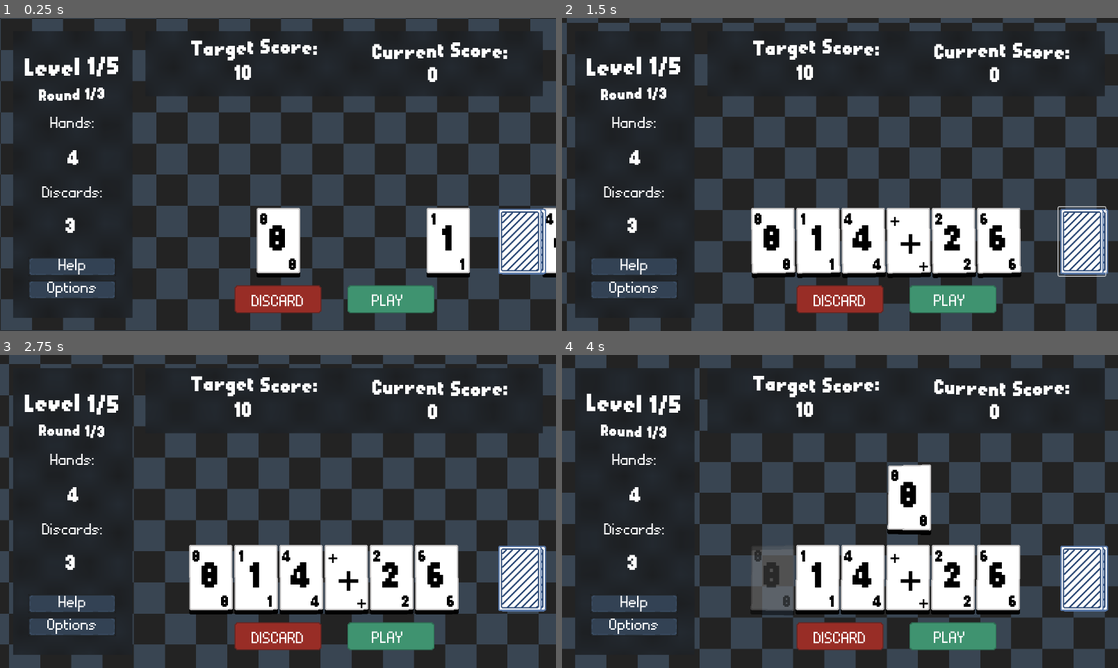
Above: before the commit, frames 1-4 (two rows, left to right).
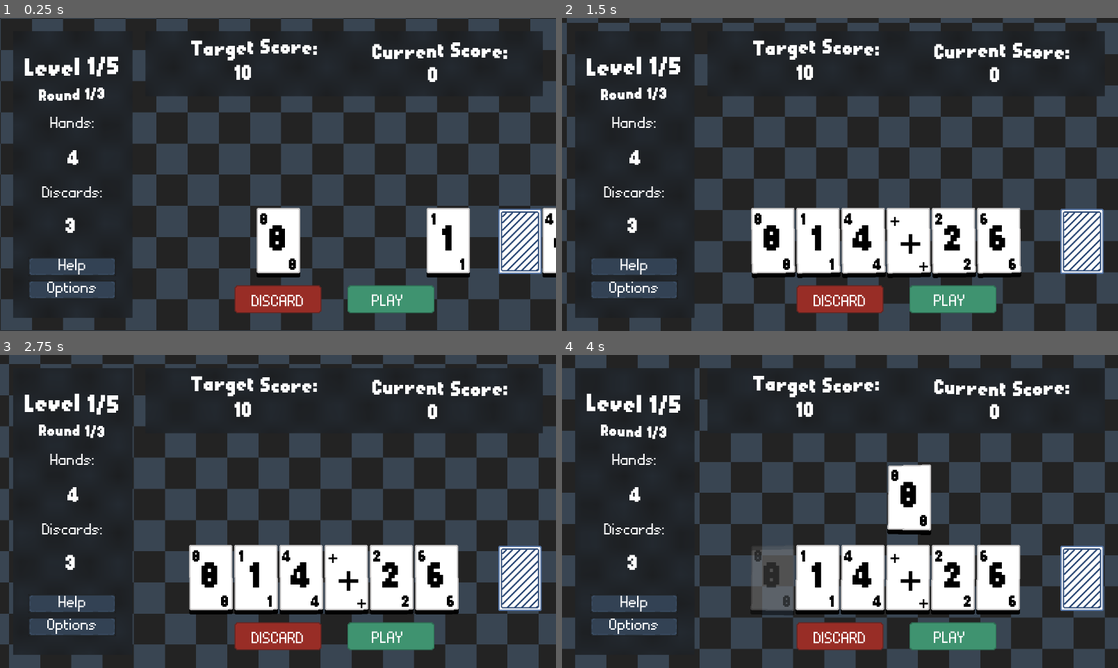
Above: after the commit, the same moments.

Repository: hd2802/stack-demon
Game: Godot game, scene res://_Scenes/LevelRunner/level_runner.tscn
Same seed, same stepped clock (60 frames per second), same inputs: the game is played once before the commit and once after it.
Inputs (mouse positions are in pixels of both pictures, inside the frame that each line leads up to):
- Up to frame 1 (0.25 s): no input
- Up to frame 2 (1.5 s): click (1084, 240) at 0.5 s; click (673, 71) at 1.27 s
- Up to frame 3 (2.75 s): click "PLAY" at 2 s
- Up to frame 4 (4 s): click "PLAY" at 2.75 s; click (773, 577) at 3.5 s

The runs differ from the first frame. In frame 1, 0.2% of the frame differs, in the area x 90-99%, y 60-82%; in frame 2, 0.3%, in the area x 89-99%, y 60-83%; in frame 3, 0.2%; in frame 4, 0.2%.

Commit message:
style: deck view scene

Diff:
--- /dev/null
+++ b/Resources/Shaders/diamond_trans.gdshader
@@ -0,0 +1,18 @@
+shader_type canvas_item;
+
+// Ranges from 0 to 1 over the course of the transition.
+// We use this to actually animate the shader.
+uniform float progress : hint_range(0, 1);
+
+// Size of each diamond, in pixels.
+uniform float diamondPixelSize = 10.0f;
+
+void fragment() {
+	float xFraction = fract(FRAGCOORD.x / diamondPixelSize);
+	float yFraction = fract(FRAGCOORD.y / diamondPixelSize);
+	float xDistance = abs(xFraction - 0.5);
+	float yDistance = abs(yFraction - 0.5);
+	if (xDistance + yDistance + UV.x + UV.y > progress * 4.0f) {
+		discard;
+	}
+}
--- a/_Scenes/DeckView/deck_view.tscn
+++ b/_Scenes/DeckView/deck_view.tscn
@@ -1,6 +1,8 @@
-[gd_scene load_steps=2 format=3 uid="uid://cyf7rxpdlhkww"]
+[gd_scene load_steps=4 format=3 uid="uid://cyf7rxpdlhkww"]
 
 [ext_resource type="Script" uid="uid://d7bmv6s735xl" path="res://_Scripts/DeckView/deck_view.gd" id="1_lhcwi"]
+[ext_resource type="Texture2D" uid="uid://di3bjrpdt0833" path="res://Assets/Sprites/Panels/deck_view_panel.png" id="2_1nrt8"]
+[ext_resource type="Texture2D" uid="uid://dgcuowdoijo3t" path="res://Assets/Sprites/UI_Hologram_Arrow_Large_01a.png" id="3_gtya7"]
 
 [node name="DeckView" type="Control"]
 layout_mode = 3
@@ -18,12 +20,22 @@
 offset_right = 1090.0
 offset_bottom = 660.0
 
+[node name="Node" type="Sprite2D" parent="PlaceholderPanel"]
+position = Vector2(450, 300)
+texture = ExtResource("2_1nrt8")
+
 [node name="Back" type="Button" parent="."]
 layout_mode = 0
-offset_left = 210.0
-offset_top = 82.0
-offset_right = 346.0
-offset_bottom = 144.0
+offset_left = 223.0
+offset_top = 90.0
+offset_right = 284.0
+offset_bottom = 152.0
+flat = true
+
+[node name="Sprite2D" type="Sprite2D" parent="Back"]
+position = Vector2(32, 32)
+scale = Vector2(3, 3)
+texture = ExtResource("3_gtya7")
 
 [node name="ScrollContainer" type="ScrollContainer" parent="."]
 layout_mode = 0
--- a/_Scenes/Level/level.tscn
+++ b/_Scenes/Level/level.tscn
@@ -264,21 +264,6 @@
 icon = ExtResource("12_rl1kb")
 flat = true
 
-[node name="Sprite2D" type="Sprite2D" parent="Deck"]
-show_behind_parent = true
-position = Vector2(61, 80)
-texture = ExtResource("12_rl1kb")
-
-[node name="Sprite2D2" type="Sprite2D" parent="Deck"]
-show_behind_parent = true
-position = Vector2(61.5, 80)
-texture = ExtResource("12_rl1kb")
-
-[node name="Sprite2D3" type="Sprite2D" parent="Deck"]
-show_behind_parent = true
-position = Vector2(64, 79)
-texture = ExtResource("12_rl1kb")
-
 [node name="ModifierContainer" type="VBoxContainer" parent="."]
 offset_left = 326.0
 offset_top = 195.0
--- a/_Scripts/Level/Level/level.gd
+++ b/_Scripts/Level/Level/level.gd
@@ -19,6 +19,8 @@
 var hands: Label
 var discards: Label
 var score: Label
+
+var deck_view_scene
 
 var current_score: int = 0
 var target: int
@@ -103,3 +105,12 @@
 		if child is Options:
 			self.remove_child(child)
 			child.queue_free()
+
+func _on_deck_pressed() -> void:
+	deck_view_scene = load("res://_Scenes/DeckView/deck_view.tscn").instantiate()
+	self.add_child(deck_view_scene)
+	deck_view_scene.back.connect(_remove_deck_view)
+
+func _remove_deck_view() -> void:
+	if deck_view_scene:
+		self.remove_child(deck_view_scene)
Binary file added: Assets/Sprites/Panels/deck_view_panel.png
Not shown, added: Assets/Sprites/Panels/deck_view_panel.png.import
Binary file added: Assets/Sprites/UI_Hologram_Arrow_Large_01a.png
Not shown, added: Assets/Sprites/UI_Hologram_Arrow_Large_01a.png.import
Not shown, added: Resources/Shaders/diamond_trans.gdshader.uid
